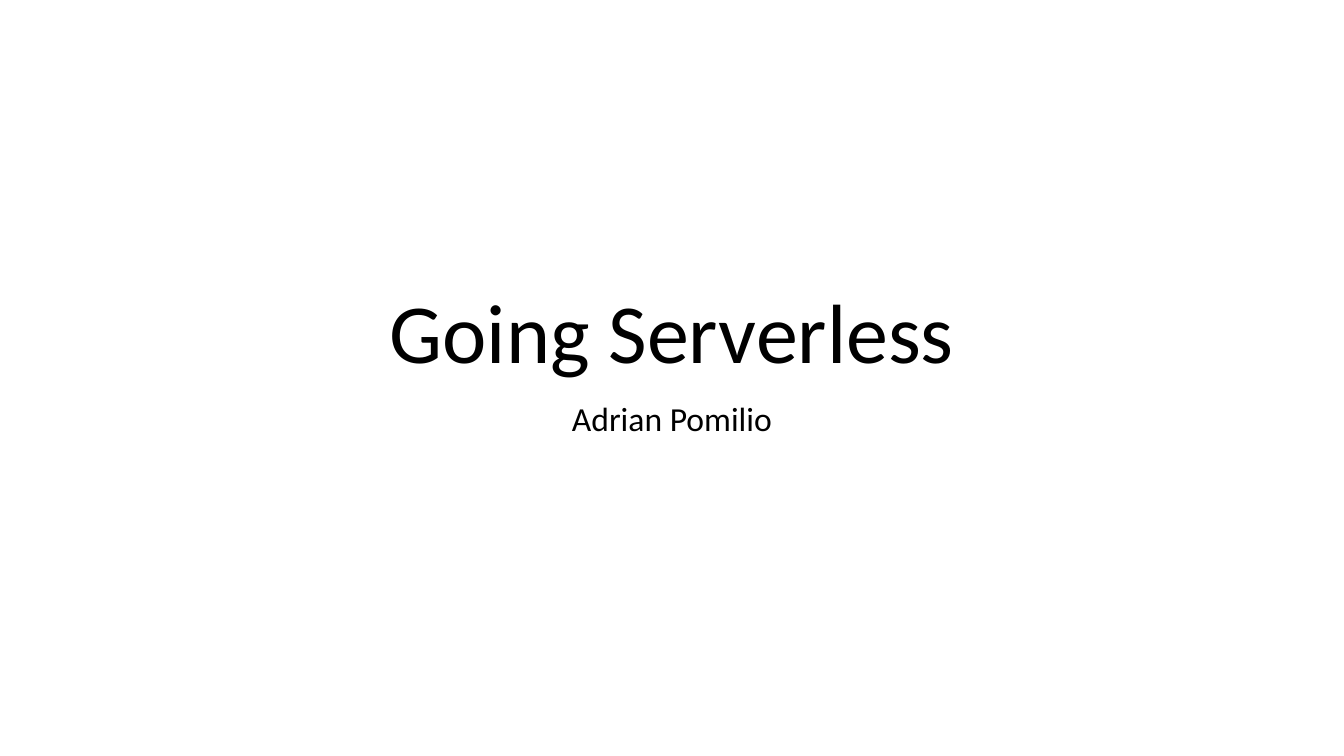
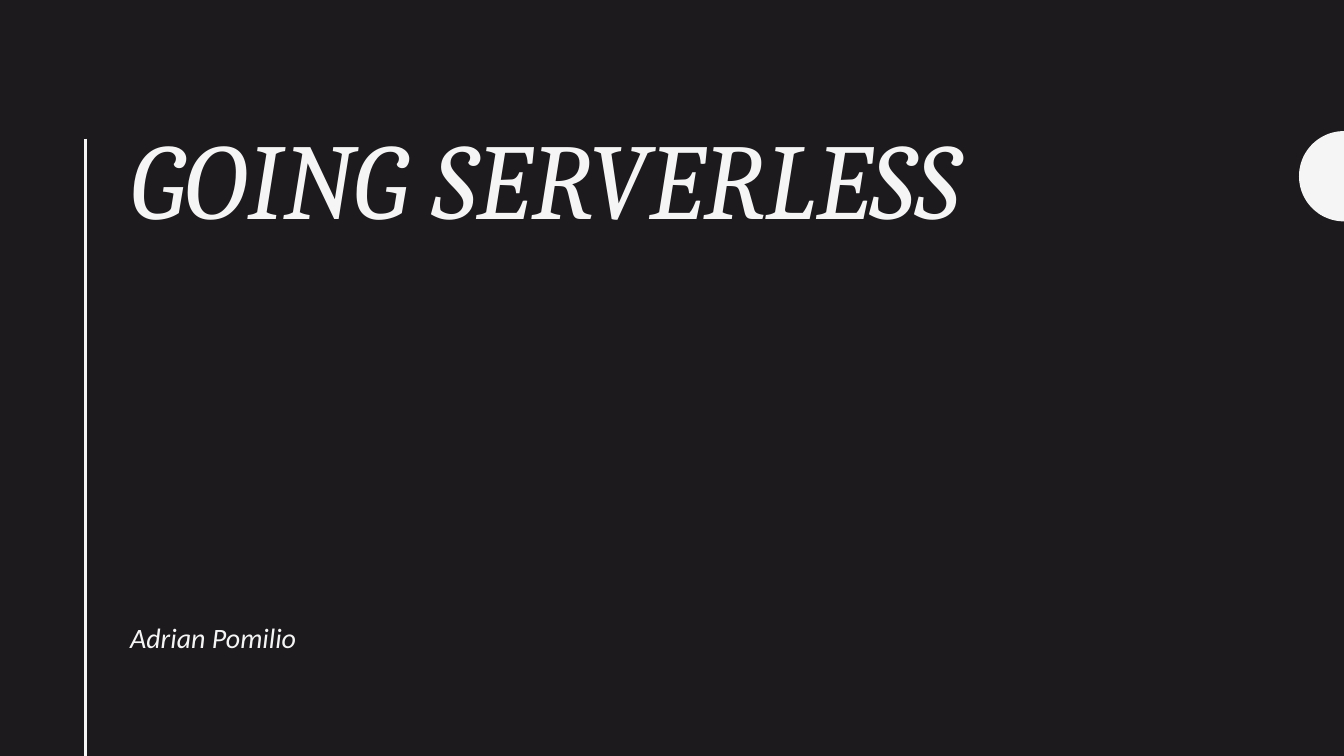
Before and after one commit to adrianpomilio/going-serverless, a slide deck: slide 1 of going-serverless-2017.pptx. Drawn at 1344x756 pixels with LibreOffice and Linux fonts; fonts in the diff are those of the drawing. Boxes give left, top, right and bottom in pixels: in the first picture for what was removed or moved away, otherwise in the second. Text is boxed around its words. In the diff, an @@ line names an element or a change of style, - is before the commit and + after.

```diff
--- a/going-serverless-2017.pptx
+++ b/going-serverless-2017.pptx
@@ background #FFFFFF to #1D1A1D @@
@@ line added from (86, 139) to (86, 756), #F5F5F5 2 pt @@
@@ title "GOING SERVERLESS" at (x1=130, y1=146, x2=959, y2=220): vertical alignment bottom to top @@
@@ title at (x1=130, y1=146, x2=959, y2=220): text changed; size 60 to 77 pt; font Calibri to Cambria; text colour #000000 to #F5F5F5; italic on @@
-Going Serverless
+GOING SERVERLESS
@@ freeform shape added at (x1=1300, y1=131, x2=1344, y2=222), fill #F5F5F5 @@
@@ subtitle "Adrian Pomilio" moved from (x1=572, y1=407, x2=772, y2=432) to (x1=130, y1=628, x2=296, y2=648) @@
@@ subtitle "Adrian Pomilio" at (x1=130, y1=628, x2=296, y2=648): size 24 to 20 pt, text colour #000000 to #F5F5F5, italic on; alignment centre to left; line spacing 0.9 to 1.14; less space between paragraphs @@
```
Also in this commit, not shown: 17 other slides changed, 9 slides added, 4 slides removed.
